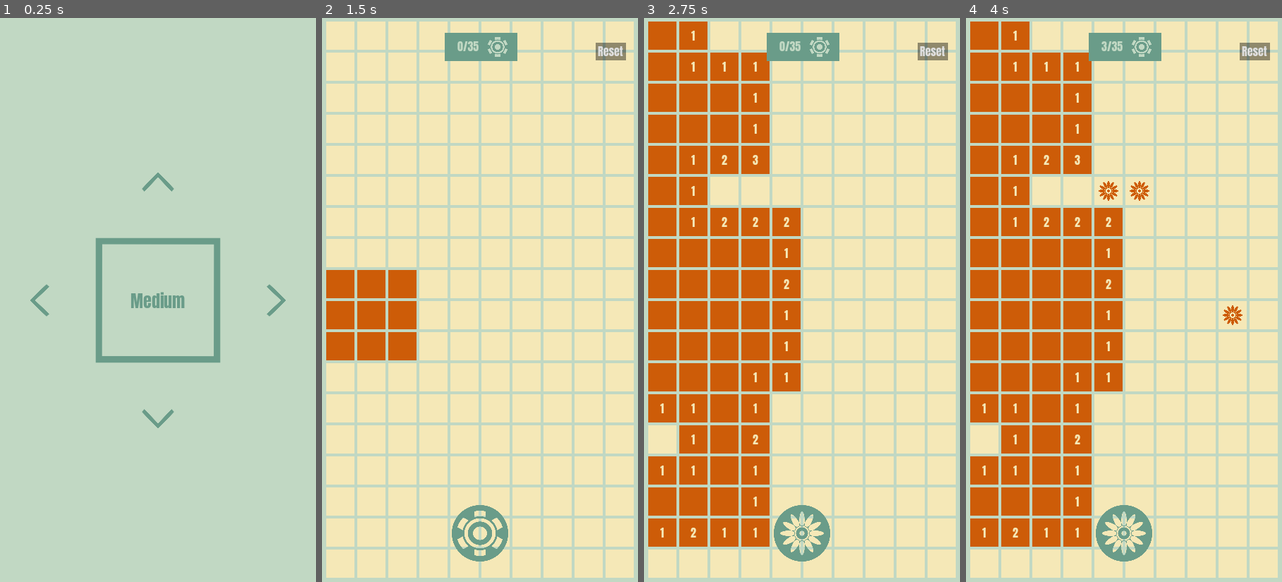
Above: before the commit, frames 1-4 (left to right).
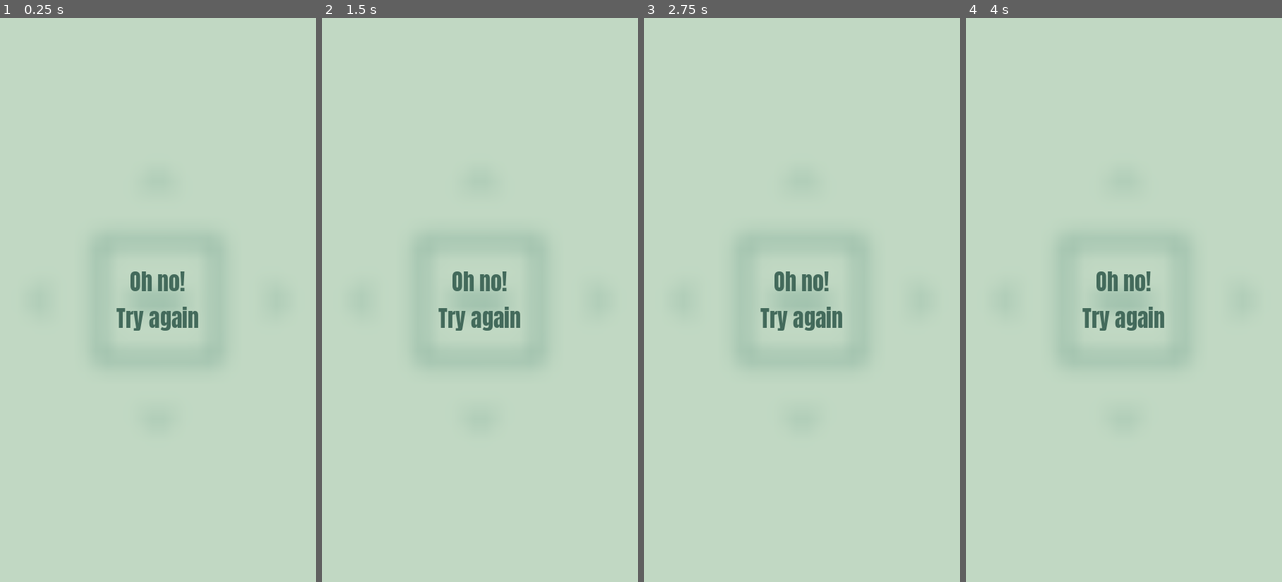
Above: after the commit, the same moments.

Repository: Kape99/mine-sweeper
Game: Godot game, scene res://Scenes/base.tscn
Same seed, same stepped clock (60 frames per second), same inputs: the game is played once before the commit and once after it.
Inputs (mouse positions are in pixels of both pictures, inside the frame that each line leads up to):
- Up to frame 1 (0.25 s): no input
- Up to frame 2 (1.5 s): click (480, 300) at 0.52 s; click (359, 300) at 1.27 s
- Up to frame 3 (2.75 s): click (802, 531) at 2.02 s
- Up to frame 4 (4 s): click (1244, 300) at 2.77 s; click (1124, 181) at 3.52 s

The runs differ from the first frame. In frame 1, 3.5% of the frame differs, in the area x 9-91%, y 27-73%; in frame 2, 81%, in the area x 1-99%, y 0-100%; in frame 3, 81%; in frame 4, 81%.

Commit message:
removed back button

Diff:
--- a/Scenes/base.tscn
+++ b/Scenes/base.tscn
@@ -152,7 +152,7 @@
 
 [sub_resource type="ShaderMaterial" id="ShaderMaterial_e68ls"]
 shader = ExtResource("15_t7wxk")
-shader_parameter/lod = 56.112
+shader_parameter/lod = 20.0
 
 [sub_resource type="StyleBoxEmpty" id="StyleBoxEmpty_t6nux"]
 
@@ -379,11 +379,25 @@
 layout_mode = 2
 
 [node name="FinalScreen" type="ColorRect" parent="GUI/Screen"]
-visible = false
 modulate = Color(0.263128, 0.415405, 0.358476, 1)
 material = SubResource("ShaderMaterial_e68ls")
 layout_mode = 2
 color = Color(1, 1, 1, 0)
+
+[node name="BackToMenu" type="Button" parent="GUI/Screen/FinalScreen"]
+unique_name_in_owner = true
+custom_minimum_size = Vector2(100, 50)
+layout_mode = 1
+anchors_preset = 15
+anchor_right = 1.0
+anchor_bottom = 1.0
+grow_horizontal = 2
+grow_vertical = 2
+theme_override_styles/normal = SubResource("StyleBoxEmpty_t6nux")
+theme_override_styles/hover = SubResource("StyleBoxEmpty_m86is")
+theme_override_styles/pressed = SubResource("StyleBoxEmpty_nj83x")
+theme_override_styles/disabled = SubResource("StyleBoxEmpty_q62j5")
+theme_override_styles/focus = SubResource("StyleBoxEmpty_ixin1")
 
 [node name="CenterContainer" type="CenterContainer" parent="GUI/Screen/FinalScreen"]
 layout_mode = 1
@@ -404,59 +418,3 @@
 Try again"
 horizontal_alignment = 1
 vertical_alignment = 1
-
-[node name="HBoxContainer" type="HBoxContainer" parent="GUI/Screen/FinalScreen"]
-layout_mode = 1
-anchors_preset = 7
-anchor_left = 0.5
-anchor_top = 1.0
-anchor_right = 0.5
-anchor_bottom = 1.0
-offset_left = -106.0
-offset_top = -178.0
-offset_right = 102.0
-offset_bottom = -128.0
-grow_horizontal = 2
-grow_vertical = 0
-
-[node name="TextureRect2" type="TextureRect" parent="GUI/Screen/FinalScreen/HBoxContainer"]
-layout_mode = 2
-texture = ExtResource("1_mc8na")
-expand_mode = 2
-metadata/_edit_lock_ = true
-
-[node name="BackToMenu" type="Button" parent="GUI/Screen/FinalScreen/HBoxContainer"]
-unique_name_in_owner = true
-custom_minimum_size = Vector2(100, 50)
-layout_mode = 2
-theme_override_styles/normal = SubResource("StyleBoxEmpty_t6nux")
-theme_override_styles/hover = SubResource("StyleBoxEmpty_m86is")
-theme_override_styles/pressed = SubResource("StyleBoxEmpty_nj83x")
-theme_override_styles/disabled = SubResource("StyleBoxEmpty_q62j5")
-theme_override_styles/focus = SubResource("StyleBoxEmpty_ixin1")
-metadata/_edit_lock_ = true
-
-[node name="BackLabel" type="Label" parent="GUI/Screen/FinalScreen/HBoxContainer/BackToMenu"]
-layout_mode = 1
-anchors_preset = 8
-anchor_left = 0.5
-anchor_top = 0.5
-anchor_right = 0.5
-anchor_bottom = 0.5
-offset_left = -68.0
-offset_top = -72.0
-offset_right = 68.0
-offset_bottom = 72.0
-grow_horizontal = 2
-grow_vertical = 2
-theme_override_font_sizes/font_size = 32
-text = "Back"
-horizontal_alignment = 1
-vertical_alignment = 1
-metadata/_edit_lock_ = true
-
-[node name="TextureRect" type="TextureRect" parent="GUI/Screen/FinalScreen/HBoxContainer"]
-layout_mode = 2
-texture = ExtResource("2_pgp2b")
-expand_mode = 2
-metadata/_edit_lock_ = true
